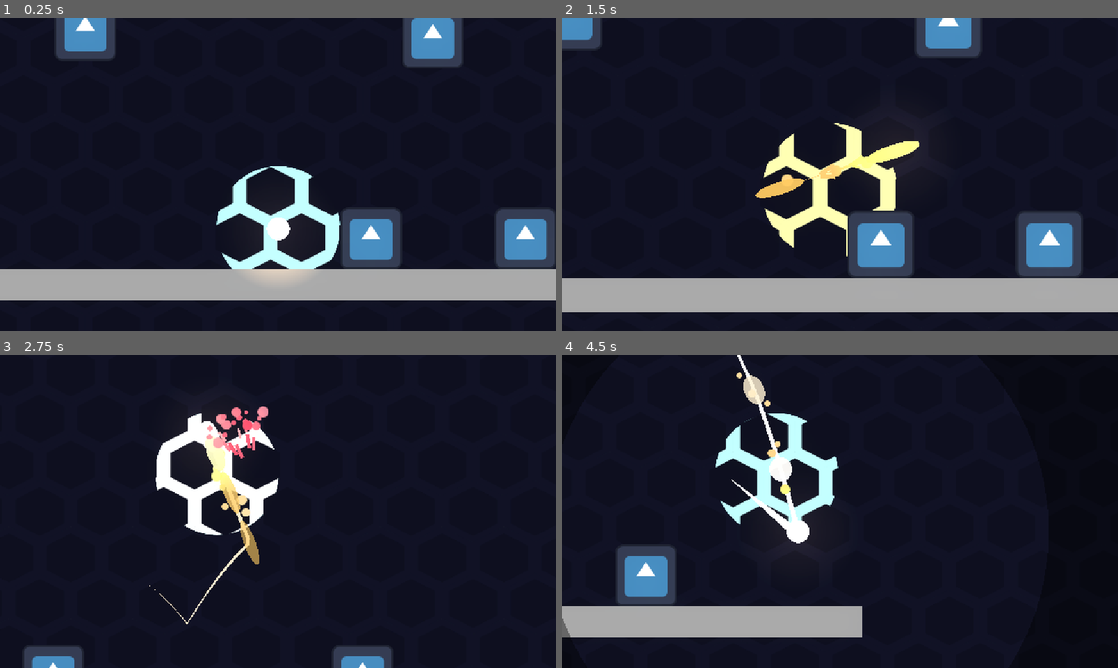
Above: before the commit, frames 1-4 (two rows, left to right).
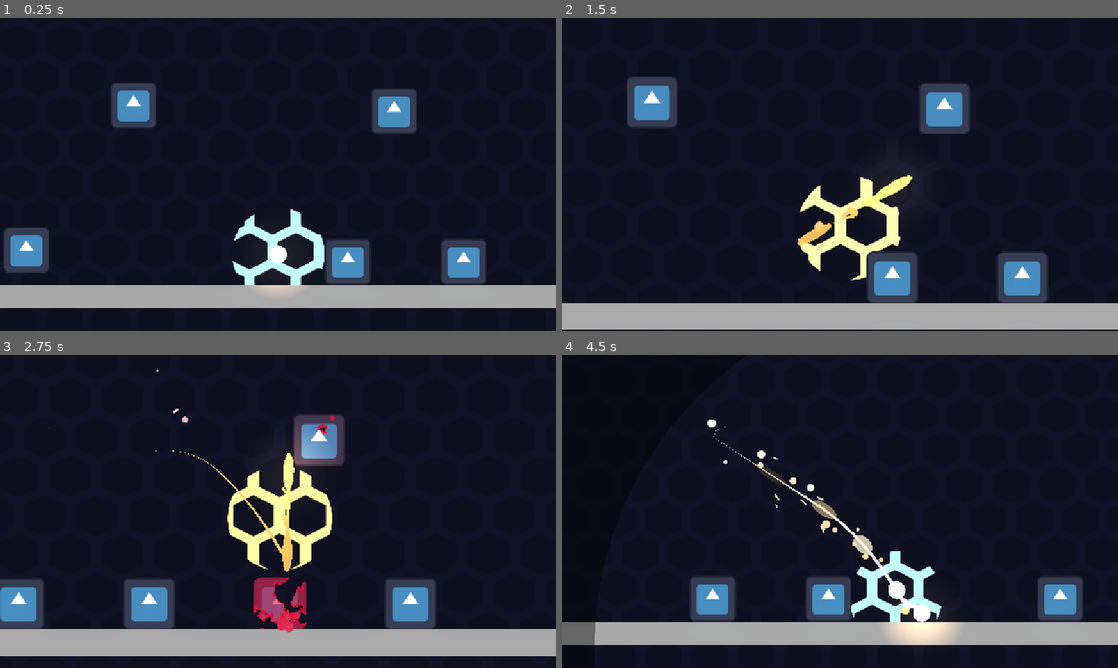
Above: after the commit, the same moments.

Repository: cookie1170/juice-test
Game: Godot game, scene res://levels/main.tscn
Two runs of this game, one before a commit and one after it. Both use one fixed random seed, a clock stepped at 60 frames per second and the inputs below. The engine's default icon, where the game draws it, is replaced by a stand-in: a white triangle on a blue panel in a dark square.
Inputs (mouse positions are in pixels of both pictures, inside the frame that each line leads up to):
- Up to frame 1 (0.25 s): no input
- Up to frame 2 (1.5 s): tap Enter (ui_accept) at 0.5, 0.77 s; move the mouse to (962, 158) at 0.52 s; press the mouse at (962, 158) at 0.53 s; hold D (right) 0.53-1.25 s; release the mouse at (962, 158) at 1.25 s; drag from (728, 190) to (812, 237) at 1.27 s
- Up to frame 3 (2.75 s): move the mouse to (333, 442) at 2.02 s; hold D (right) from 2.03 s (still down); hold Space (bounce) from 2.03 s (still down); click (333, 442) at 2.3 s
- Up to frame 4 (4.5 s): release D (right) at 2.75 s; release Space (bounce) at 2.75 s; drag from (812, 574) to (767, 433) at 2.77 s; move the mouse to (1006, 558) at 3.52 s; hold A (left) 3.53-4.25 s; hold F 3.53-4.25 s; tap Enter (ui_accept) at 3.77 s; click (1006, 558) at 3.8 s; drag from (673, 464) to (756, 433) at 4.27 s

The runs differ from the first frame. In frame 1, 22% of the frame differs, in the area x 0-100%, y 0-93%; in frame 2, 28%, in the area x 0-100%, y 0-100%; in frame 3, 22%; in frame 4, 18%.

Commit message:
zoomed the camera out a bit

Diff:
--- a/levels/main.tscn
+++ b/levels/main.tscn
@@ -92,8 +92,9 @@
 
 [node name="Camera" type="Camera2D" parent="."]
 physics_interpolation_mode = 1
-position = Vector2(0, -196)
+position = Vector2(0, -304)
 ignore_rotation = false
+zoom = Vector2(0.75, 0.75)
 process_callback = 0
 limit_bottom = 128
 
@@ -105,10 +106,11 @@
 
 [node name="PhantomCamera" type="Node2D" parent="." node_paths=PackedStringArray("follow_target")]
 top_level = true
-position = Vector2(0, -196)
+position = Vector2(0, -304)
 script = ExtResource("3_qy63d")
 follow_mode = 5
 follow_target = NodePath("../Player")
+zoom = Vector2(0.75, 0.75)
 tween_resource = SubResource("Resource_6et1j")
 dead_zone_width = 0.2
 dead_zone_height = 0.4
--- a/player/dashing.gd
+++ b/player/dashing.gd
@@ -105,10 +105,10 @@
 	owner.mesh.rotation = owner.velocity.angle()
 	zoom_tween.tween_method(func(value: float):
 		owner.phantom_camera.set_zoom(Vector2(value, value)),
-		1.0, zoom_amount, 0.1)
+		0.75, zoom_amount, 0.1)
 	zoom_tween.tween_method(func(value: float):
 		owner.phantom_camera.set_zoom(Vector2(value, value)),
-		zoom_amount, 1.0, 0.2)
+		zoom_amount, 0.75, 0.2)
 	color_tween.tween_property(owner.mesh, "modulate", Color.WHITE, 0.5)
 	color_tween.tween_property(owner.bg_highlight, "modulate",
 	Color.html("82f9ffff"), 0.5)
--- a/player/player.tscn
+++ b/player/player.tscn
@@ -342,6 +342,7 @@
 script = ExtResource("5_qjkh3")
 clone_amount = 5
 vignette_dist = 128.0
+zoom_amount = 0.85
 dash_color = Color(1, 0.793333, 0.38, 1)
 grounded_state = NodePath("../Grounded")
 falling_state = NodePath("../Falling")
